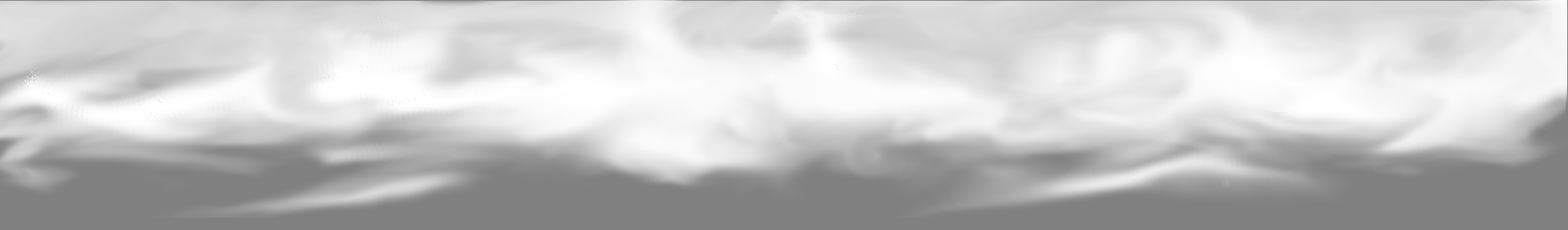
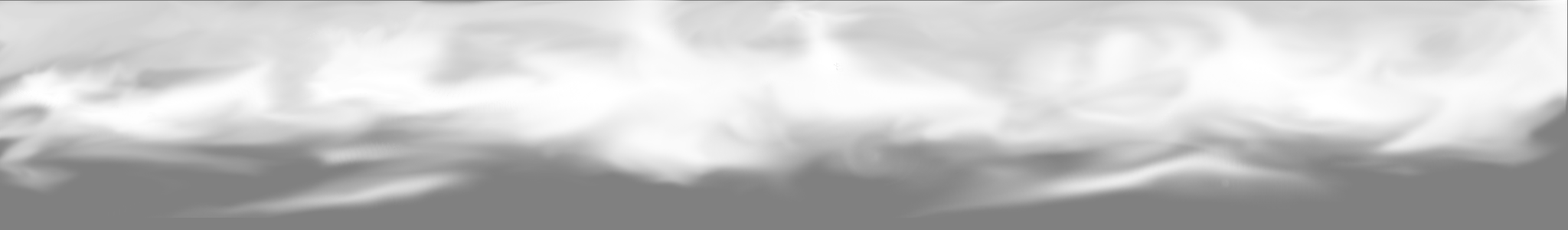
Layers edited between the first and the second 1568px x 230px image:
painted on "Layer #2" over (13, 7, 1313, 134)
